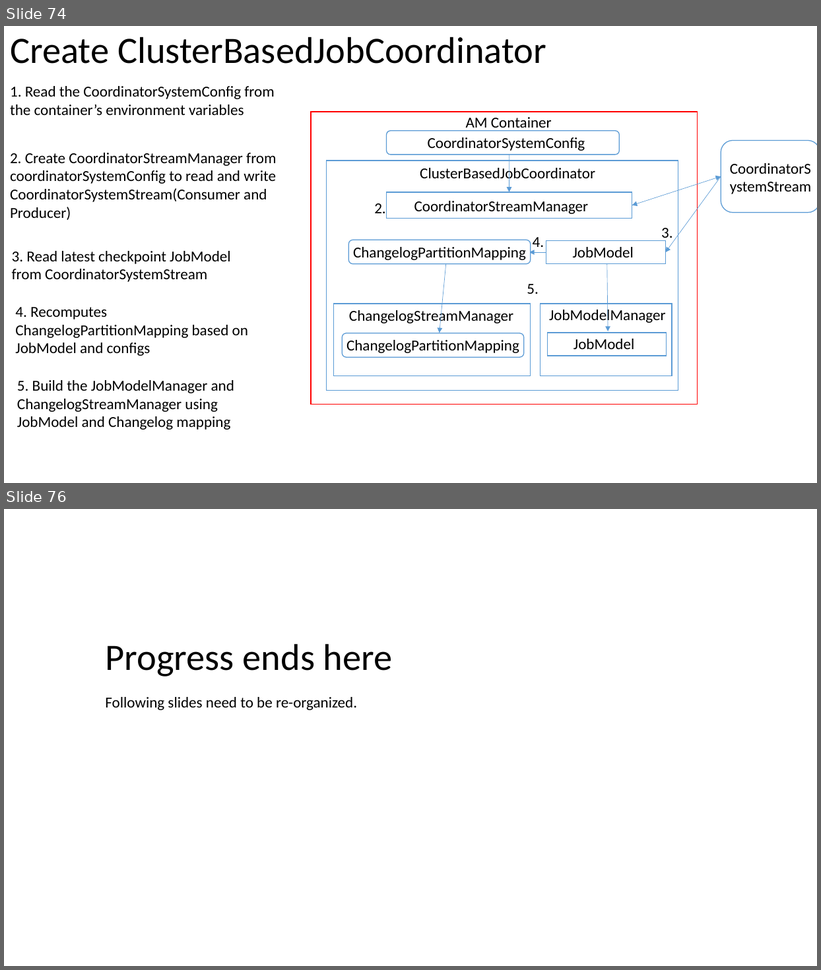
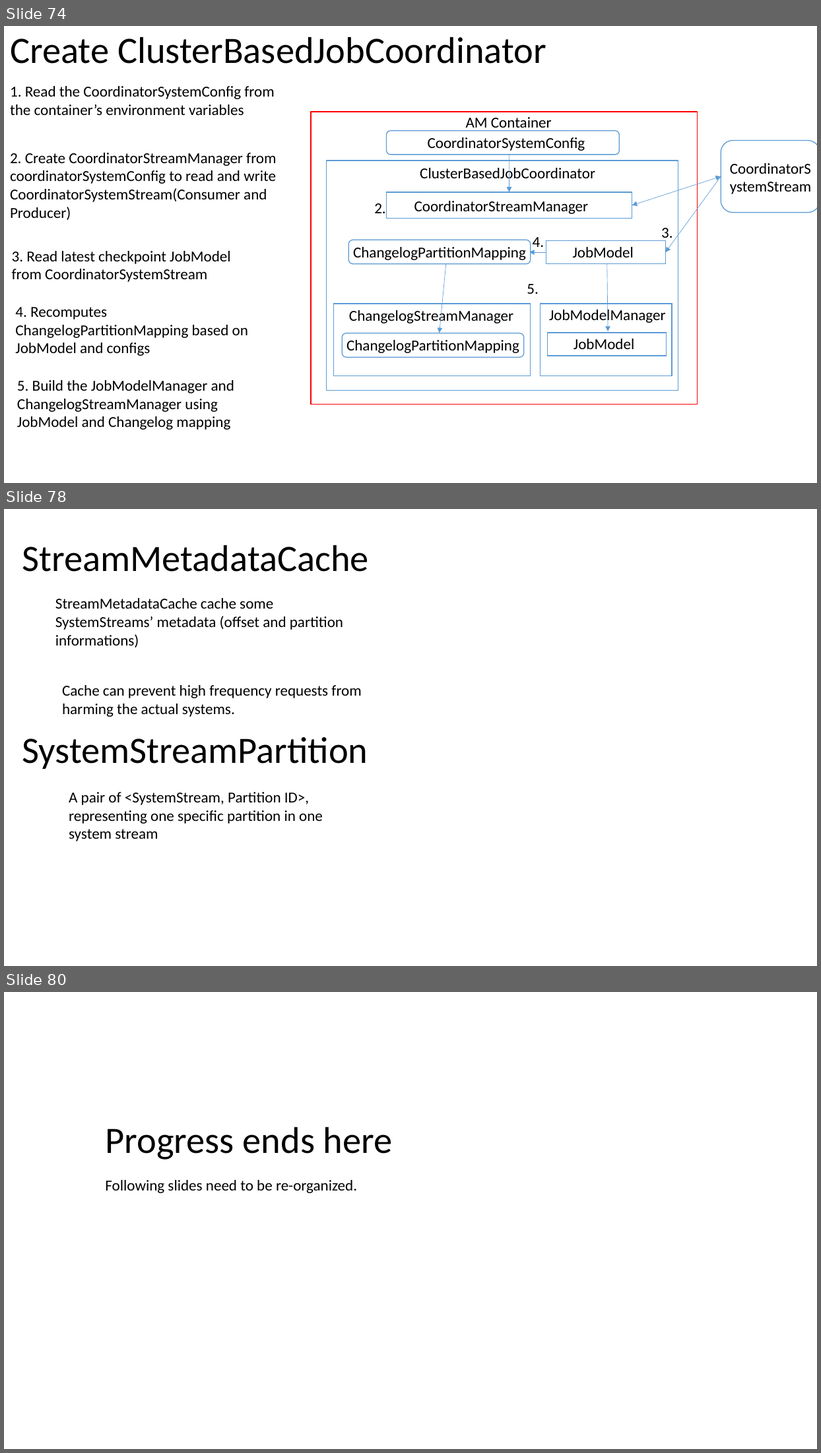
Before and after one commit to Swrrt/Samza-Documents, a slide deck: Documentation/SamzaStructure.pptx. Shown one above the other, each under a label of ours: slides 74 and 76 before the commit, slides 74, 78 and 80 after it; the slides between them are not shown. The pictures are 821x970 and 821x1453 pixels, drawn with LibreOffice and Linux fonts; fonts in the diff are those of the drawing. Boxes give left, top, right and bottom in pixels: in the first picture for what was removed or moved away, otherwise in the second. Text is boxed around its words. In the diff, an @@ line names an element or a change of style, - is before the commit and + after.

```diff
--- a/Documentation/SamzaStructure.pptx
+++ b/Documentation/SamzaStructure.pptx
@@ slide 78 added at <box>4,509,817,966</box>, background #FFFFFF @@
@@ title added at <box>22,545,369,572</box>, 44 pt, text #000000 @@
+StreamMetadataCache
@@ text added at <box>55,598,343,648</box>, 18 pt, text #000000 @@
+StreamMetadataCache cache some SystemStreams’ metadata (offset and partition informations)
@@ text added at <box>62,685,361,717</box>, 18 pt, text #000000 @@
+Cache can prevent high frequency requests from harming the actual systems.
@@ text added at <box>22,737,368,769</box>, 44 pt, text #000000 @@
+SystemStreamPartition
@@ text added at <box>69,792,323,842</box>, 18 pt, text #000000 @@
+A pair of <SystemStream, Partition ID>, representing one specific partition in one system stream
@@ what was slide 76 is now slide 80 @@
```
Also in this commit, not shown: 1 slide changed, 3 other slides added.
